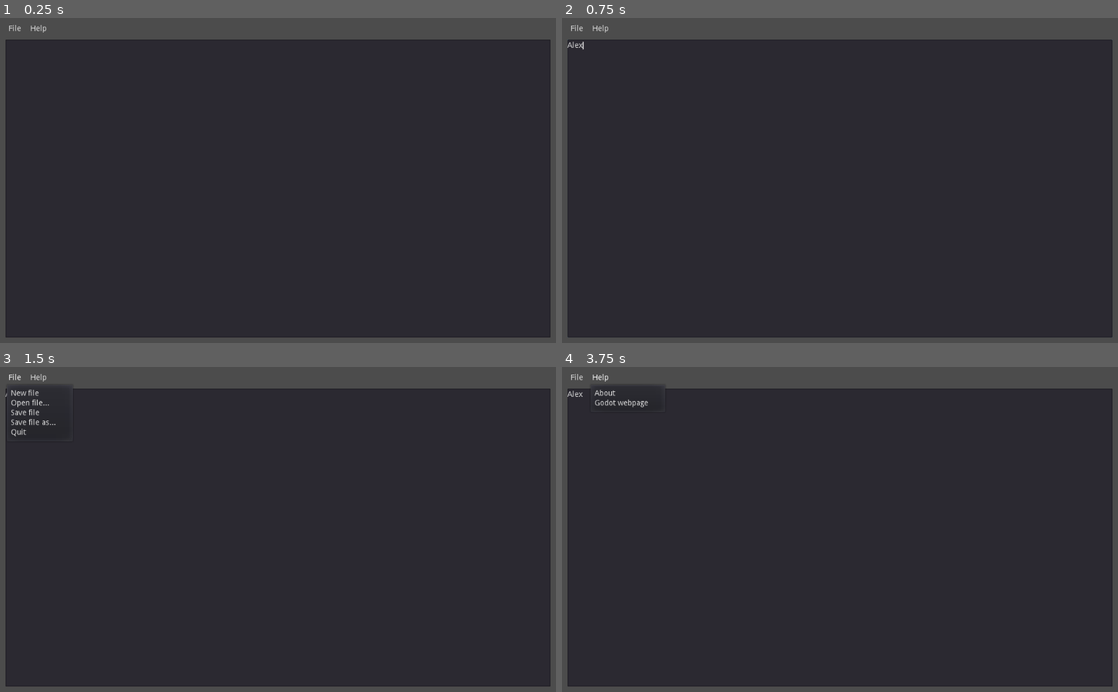
Above: before the commit, frames 1-4 (two rows, left to right).
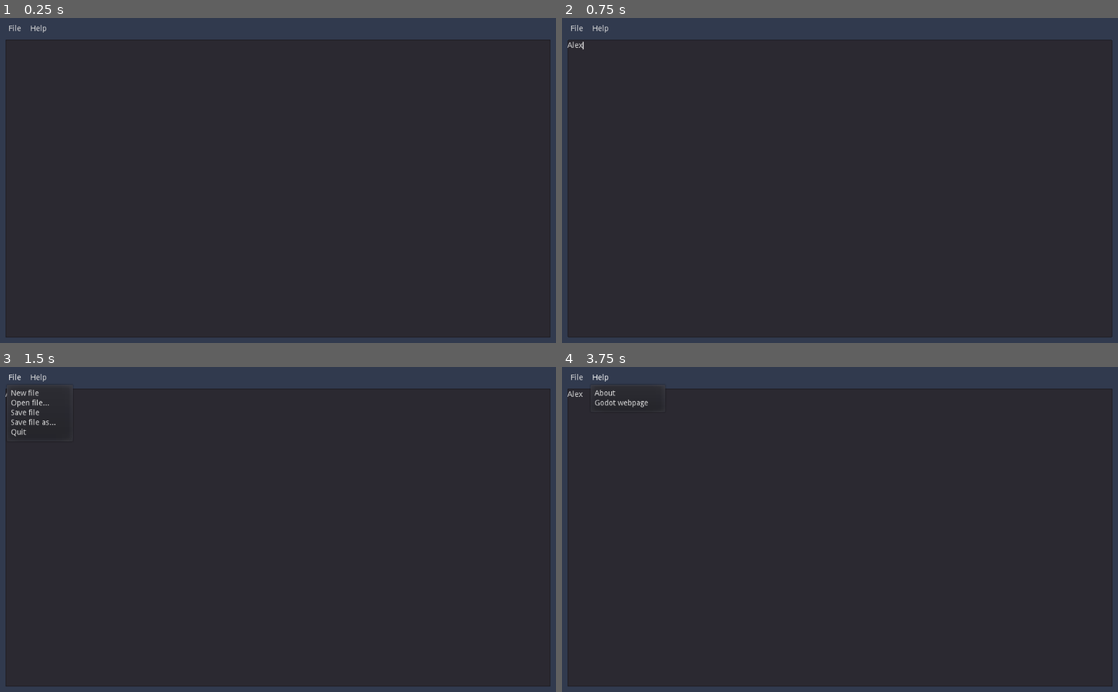
Above: after the commit, the same moments.

Repository: rainbyte/GodotTextEditor
Game: Godot game, scene res://Main.tscn
The game is run twice, just before and just after one commit, with the same random seed, the same clock (stepped at 60 frames per second) and the same inputs.
Inputs (mouse positions are in pixels of both pictures, inside the frame that each line leads up to):
- Up to frame 1 (0.25 s): no input
- Up to frame 2 (0.75 s): click (840, 187) at 0.52 s; type "Alex" at 0.6 s
- Up to frame 3 (1.5 s): click "File" at 1.25 s
- Up to frame 4 (3.75 s): click "File" at 2 s; click "File" at 2.75 s; click "Help" at 3.5 s

The runs differ from the first frame. In frame 1, 9.7% of the frame differs, in the area x 0-100%, y 0-100%; in frame 2, 9.7%; in frame 3, 9.5%; in frame 4, 9.5%.

Commit message:
Add colored background

Diff:
--- a/Main.tscn
+++ b/Main.tscn
@@ -6,6 +6,11 @@
 anchor_right = 1.0
 anchor_bottom = 1.0
 script = ExtResource( 1 )
+
+[node name="ColorRect" type="ColorRect" parent="."]
+anchor_right = 1.0
+anchor_bottom = 1.0
+color = Color( 0.196078, 0.231373, 0.309804, 1 )
 
 [node name="TextEdit" type="TextEdit" parent="."]
 anchor_right = 1.0
--- a/project.godot
+++ b/project.godot
@@ -21,4 +21,5 @@
 
 [rendering]
 
+environment/default_clear_color=Color( 0.301961, 0.301961, 0.301961, 1 )
 environment/default_environment="res://default_env.tres"
